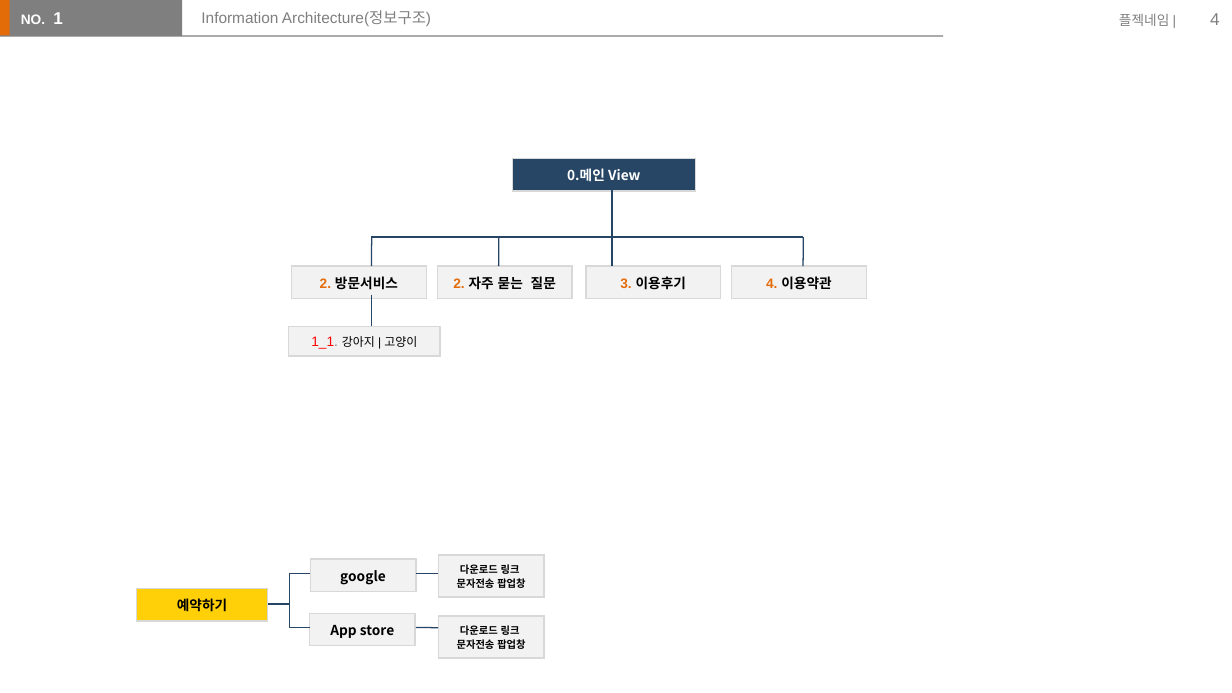
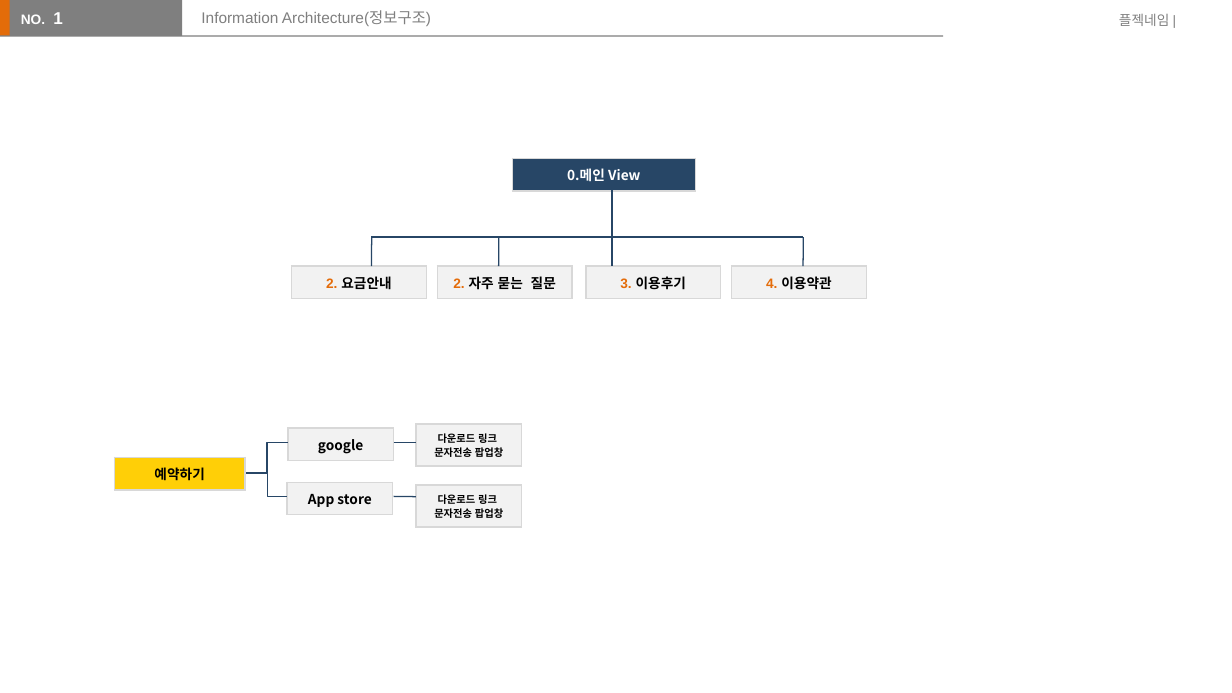
Before and after one commit to dame22/HSD_TIL, a slide deck: slide 4 of Pets Home/스토리 보드_한소담.pptx. Drawn at 1232x693 pixels with LibreOffice and Linux fonts; fonts in the diff are those of the drawing. Boxes give left, top, right and bottom in pixels: in the first picture for what was removed or moved away, otherwise in the second. Text is boxed around its words. In the diff, an @@ line names an element or a change of style, - is before the commit and + after.

```diff
--- a/Pets Home/스토리 보드_한소담.pptx
+++ b/Pets Home/스토리 보드_한소담.pptx
@@ page number removed at (1210,13,1220,25) @@
-4
@@ table at (292,266,426,294) @@
-row 1, column 1: 2. 방문서비스
+row 1, column 1: 2. 요금안내
@@ line removed from (372, 294) to (372, 326) @@
@@ table removed at (288,326,440,355), 1 rows, 1 columns @@
-1_1. 강아지 | 고양이
@@ 3 tables, 1 elbow line: place and size @@
-3 tables, 1 elbow line at (137,559,416,642)
+3 tables, 1 elbow line at (115,428,394,511)
@@ 2 tables, 2 lines, 1 elbow line: place and size @@
-2 tables, 2 lines, 1 elbow line at (269,554,545,653)
+2 tables, 2 lines, 1 elbow line at (246,424,522,522)
```
Also in this commit, not shown: 7 other slides changed, 2 slides added, 4 slides removed, 14 other files.
